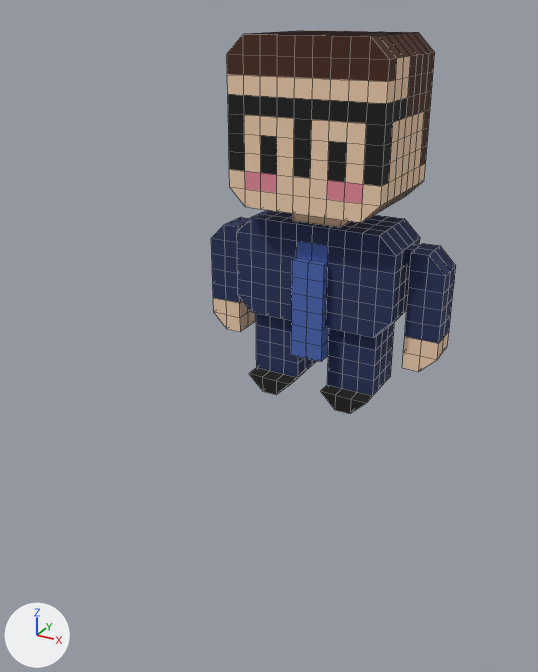
Renders of the FBX model Assembler/Assets/VoxelStyle/Models/AndyBurnham.fbx from each side of a commit.
One viewpoint serves both versions: a 50 mm camera at (1.76, -3.9, 2.22) aimed at (0.03, -0.76, 0.65). Arrows for +X, +Y and +Z are at lower left; the lights stay in place. The picture after the commit comes second. Mesh edges are drawn as thin lines. Where no turn or scale is listed for an object, it has been applied to the vertices.

Objects in the first picture: 'ArmL', 'ArmR', 'Body', 'Head', 'LegL', 'LegR', 'Tie'.
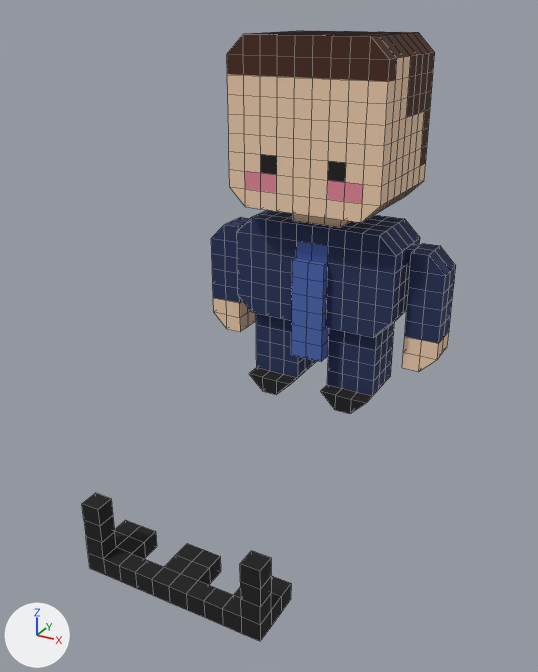
What differs and where, as boxes (x1, y1, x2, y2) in the pictures (538 x 672 px):
```json
{"object": "Glasses", "change": "added", "after": [82, 493, 291, 641], "on screen": "black"}
{"part": 1, "of": "me_head", "change": "recoloured", "before": [228, 94, 408, 186], "after": [228, 94, 408, 186], "on screen": "black to beige"}
```

The change, as JSON lines over the scene's bpy script:
```json
{"block": "me_head", "where": "me_head.from_pydata(...)  # 408 vertices, 410 faces; spans x -0.45..0.45, y -0.35..0.35, z -0.1..1.0"}
{"block": "me_head", "where": "# used by ob_head; location = (0.0, 0.0, 1.1)"}
{"block": "me_head", "change": "me_head part 1: 32 of the faces centred in x -0.45..0.45, y -0.35..-0.1, z 0.35..0.65 switch from mat_palette_141414 (black #141414) to mat_palette_f2d0b0 (beige #f2d0b0)"}
{"op": "add", "block": "me_glasses", "code": ["me_glasses = bpy.data.meshes.new('Glasses')", "me_glasses.from_pydata(...)  # 104 vertices, 102 faces; spans x -0.5..0.5, y -0.6..-0.3, z -0.4..0.0", "me_glasses.materials.append(mat_palette_141414)  # black #141414"]}
{"op": "add", "block": "ob_glasses", "code": ["ob_glasses = bpy.data.objects.new('Glasses', me_glasses)", "ob_glasses.location = (0.0, -1.1, 0.0)"]}
```
